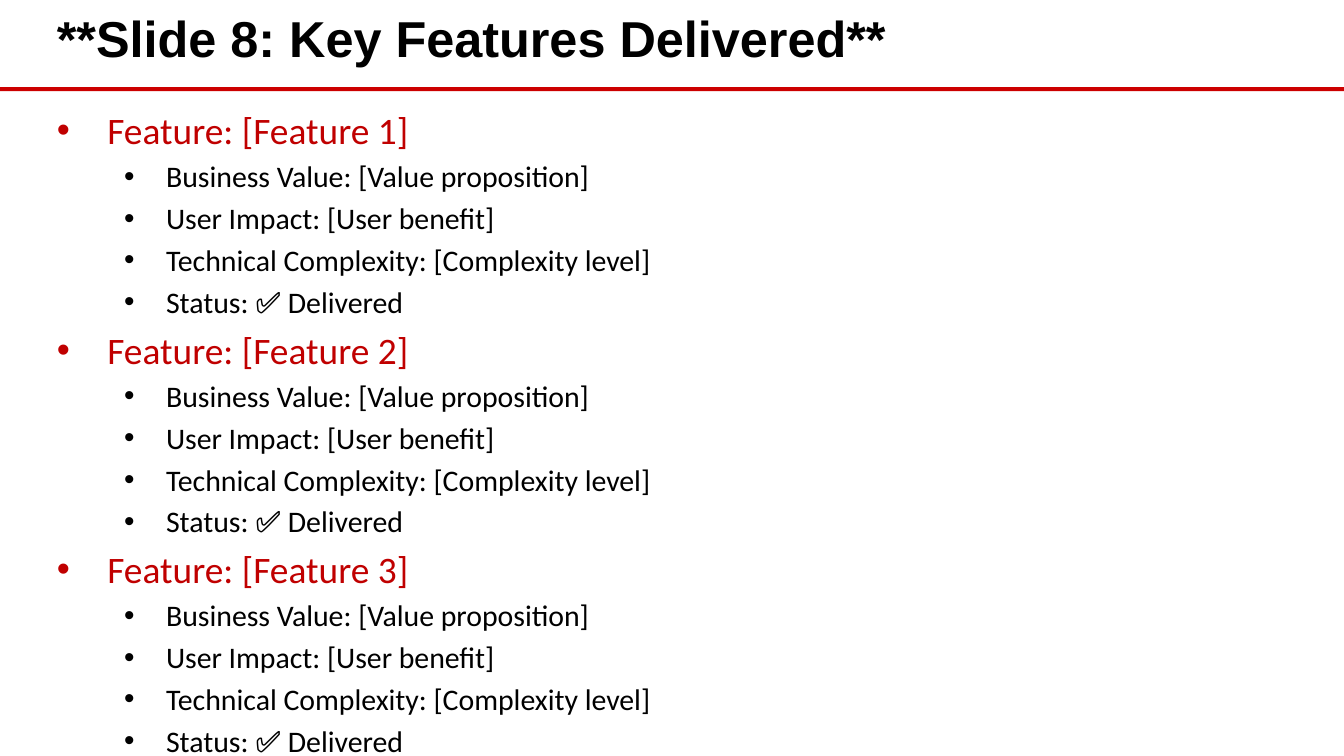
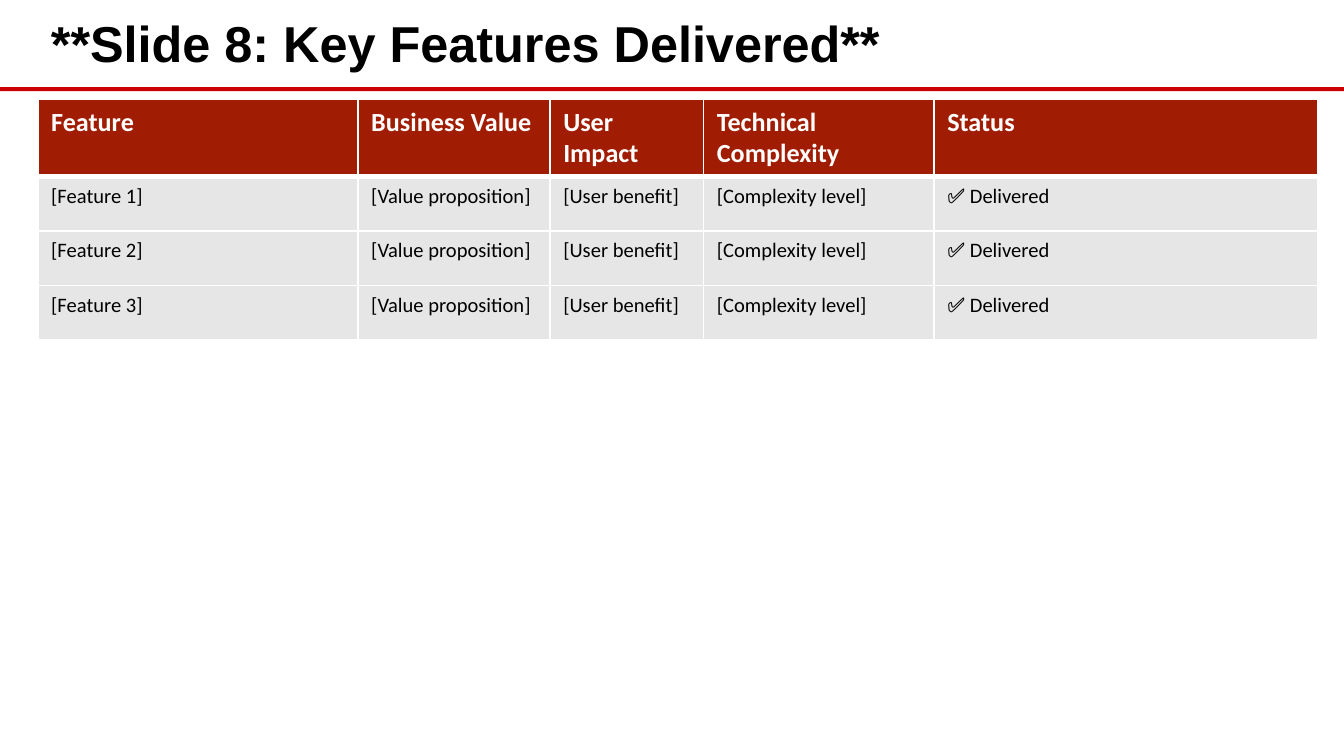
Before and after one commit to eoframework/solutions, a slide deck: slide 8 of solution-template/sample-provider/sample-category/sample-solution/delivery/closeout-presentation.pptx. Drawn at 1344x756 pixels with LibreOffice and Linux fonts; fonts in the diff are those of the drawing; background and template pictures are left out. Boxes give left, top, right and bottom in pixels: in the first picture for what was removed or moved away, otherwise in the second. Text is boxed around its words. In the diff, an @@ line names an element or a change of style, - is before the commit and + after.

```diff
--- a/solution-template/sample-provider/sample-category/sample-solution/delivery/closeout-presentation.pptx
+++ b/solution-template/sample-provider/sample-category/sample-solution/delivery/closeout-presentation.pptx
@@ text "**Slide 8: Key Features Delivered**": place and size @@
-text "**Slide 8: Key Features Delivered**" at box(57, 20, 886, 66)
+text "**Slide 8: Key Features Delivered**" at box(51, 25, 880, 72)
@@ table added at box(38, 99, 1317, 320), 4 rows, 5 columns @@
+Feature | Business Value | User Impact | Technical Complexity | Status
+[Feature 1] | [Value proposition] | [User benefit] | [Complexity level] | ✅ Delivered
+[Feature 2] | [Value proposition] | [User benefit] | [Complexity level] | ✅ Delivered
+[Feature 3] | [Value proposition] | [User benefit] | [Complexity level] | ✅ Delivered
@@ text removed at box(107, 117, 650, 753) @@
-• Feature: [Feature 1]
-  • Business Value: [Value proposition]
-  • User Impact: [User benefit]
-  • Technical Complexity: [Complexity level]
-  • Status: ✅ Delivered
-• Feature: [Feature 2]
-  • Business Value: [Value proposition]
-  • User Impact: [User benefit]
-  • Technical Complexity: [Complexity level]
-  • Status: ✅ Delivered
-• Feature: [Feature 3]
-  • Business Value: [Value proposition]
-  • User Impact: [User benefit]
-  • Technical Complexity: [Complexity level]
-  • Status: ✅ Delivered
```
Also in this commit, not shown: 6 other slides changed, 18 other files.
